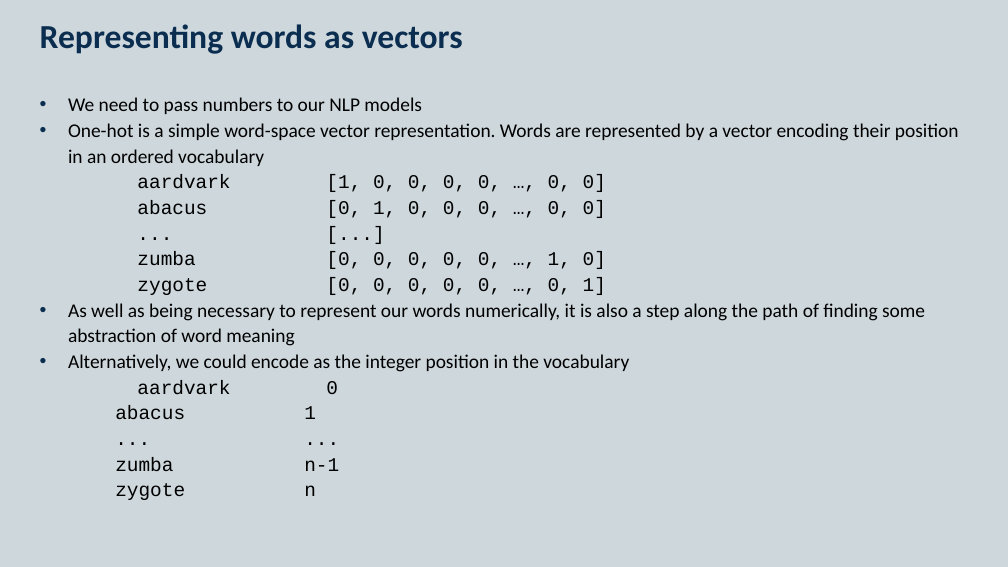
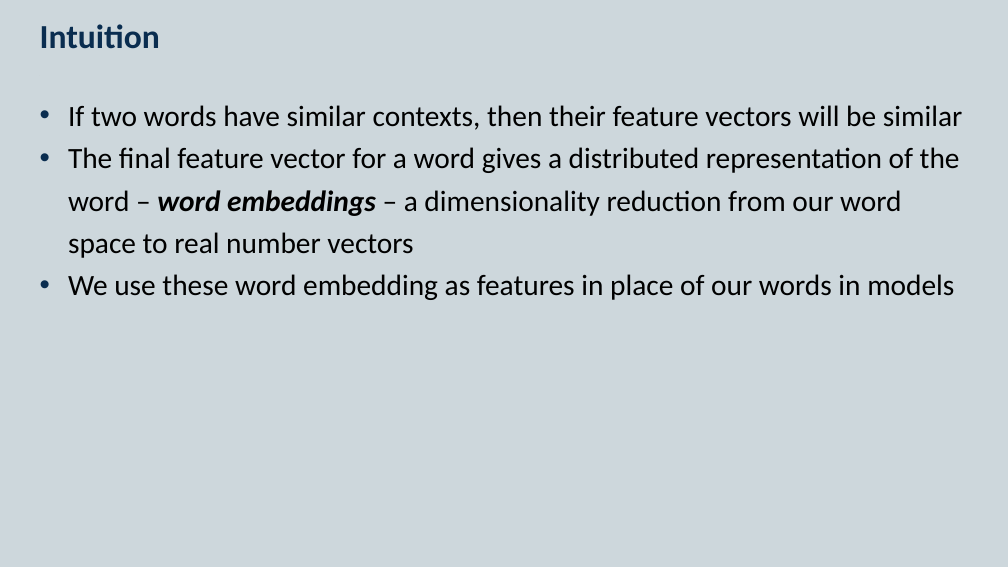
Before and after one commit to KCL-Health-NLP/nlp-half-day-workshop, a slide deck: slide 8 of presentations/word-embeddings.pptx (slide 2 before the commit). Drawn at 1008x567 pixels with LibreOffice and Linux fonts; fonts in the diff are those of the drawing. Boxes give left, top, right and bottom in pixels: in the first picture for what was removed or moved away, otherwise in the second. Text is boxed around its words. In the diff, an @@ line names an element or a change of style, - is before the commit and + after.

```diff
--- a/presentations/word-embeddings.pptx
+++ b/presentations/word-embeddings.pptx
@@ title at (x1=40, y1=24, x2=160, y2=49): text changed @@
-Representing words as vectors
+Intuition
@@ text at (x1=68, y1=105, x2=962, y2=300): text changed; size 18.5 to 28 pt @@
-• We need to pass numbers to our NLP models
-• One-hot is a simple word-space vector representation. Words are represented by a vector encoding their position in an ordered vocabulary
-      aardvark [1, 0, 0, 0, 0, …, 0, 0]
-      abacus [0, 1, 0, 0, 0, …, 0, 0]
-      ... [...]
-      zumba [0, 0, 0, 0, 0, …, 1, 0]
-      zygote [0, 0, 0, 0, 0, …, 0, 1]
-• As well as being necessary to represent our words numerically, it is also a step along the path of finding some abstraction of word meaning
-• Alternatively, we could encode as the integer position in the vocabulary
-      aardvark 0
-abacus 1
-... ...
-zumba n-1
-zygote n
+• If two words have similar contexts, then their feature vectors will be similar
+• The final feature vector for a word gives a distributed representation of the word – word embeddings – a dimensionality reduction from our word space to real number vectors
+• We use these word embedding as features in place of our words in models
```
Also in this commit, not shown: 3 other slides changed, 3 slides added, 1 slide removed, 7 other files.
